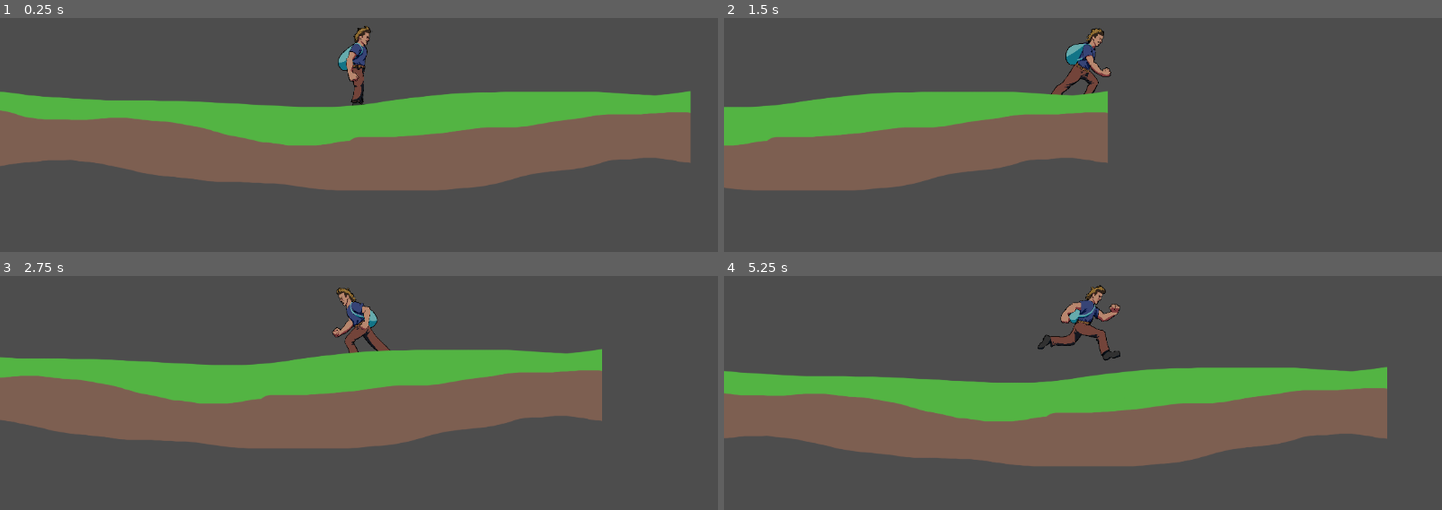
Above: before the commit, frames 1-4 (two rows, left to right).
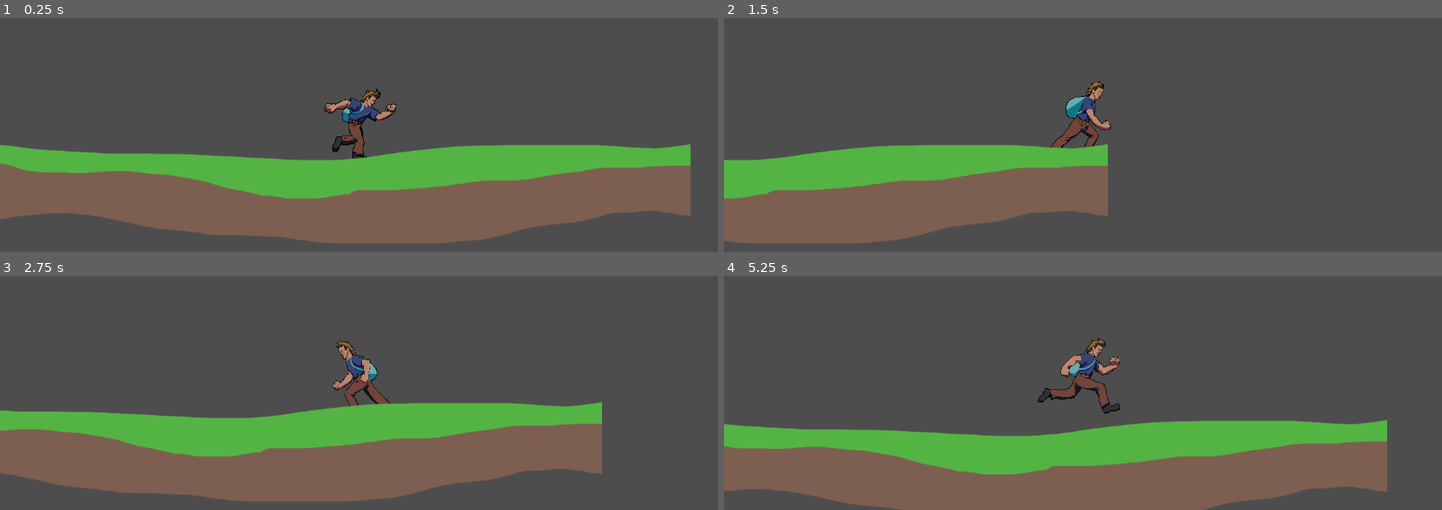
Above: after the commit, the same moments.

Repository: parneyw/platformer-2d
Game: Godot game, scene res://scenes/level.tscn
Two runs of this game, one before a commit and one after it. Both use one fixed random seed, a clock stepped at 60 frames per second and the inputs below.
Inputs:
- Up to frame 1 (0.25 s): no input
- Up to frame 2 (1.5 s): tap Enter (ui_accept) at 0.5, 0.77 s; hold Right (ui_right) from 0.53 s (still down)
- Up to frame 3 (2.75 s): tap Enter (ui_accept) at 1.52 s; release Right (ui_right) at 2.03 s; hold Left (ui_left) from 2.03 s (still down)
- Up to frame 4 (5.25 s): release Left (ui_left) at 2.78 s; hold Right (ui_right) 2.78-4.28 s; tap Enter (ui_accept) at 3.02, 3.77, 4.52 s; hold Left (ui_left) 4.28-5.03 s; hold Right (ui_right) from 5.03 s (still down)

The runs differ from the first frame. In frame 1, 54% of the frame differs, in the area x 0-97%, y 3-97%; in frame 2, 32%; in frame 3, 48%; in frame 4, 52%.

Commit message:
Animation tweaks

Diff:
--- a/scenes/player.tscn
+++ b/scenes/player.tscn
@@ -85,8 +85,10 @@
 shape = SubResource("RectangleShape2D_5c4bg")
 
 [node name="camera" type="Camera2D" parent="."]
+position = Vector2(0, -56)
+offset = Vector2(0, -15.825)
 
 [node name="sprite" type="AnimatedSprite2D" parent="."]
 scale = Vector2(0.06, 0.06)
 sprite_frames = SubResource("SpriteFrames_7bpbq")
-animation = &"idle"
+animation = &"run"
